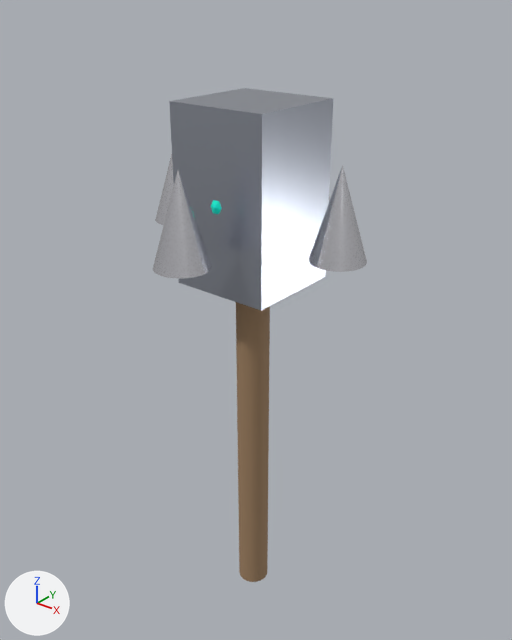
The OBJ model assets/models/megabonk_club.obj, before and after one commit.
The view is the same before and after, from a 50 mm lens placed at (1.9, -2.36, 3.06), pointed at (-0.06, 0.09, 1.54). Lighting does not change. The marker at lower left points along +X, +Y and +Z. The first picture is the older version. Where no turn or scale is listed for an object, it has been applied to the vertices.
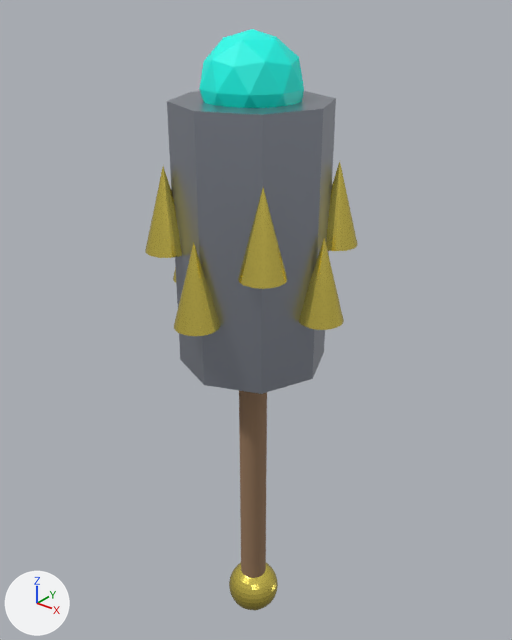
What differs and where, as boxes [x1, y1, x2, y2] in the pictures (512 x 640 px; the box of a moved part takes in the faces that stretch with it):
'Cylinder.001', added
    after: [167, 91, 336, 394]
'Weapon_Head', deleted
    before: [169, 88, 333, 311]
'Weapon_Shaft', moved, rescaled
    before: [236, 302, 270, 582]
    after: [239, 390, 267, 578]
'Icosphere', moved, rescaled (mostly hidden before)
    before: [211, 200, 222, 214]
    after: [199, 29, 304, 108]
'Cone.002', recoloured, moved, rescaled (23% narrower, 15% shorter)
    before: [153, 170, 212, 279]
    after: [299, 238, 344, 330]
'Cone.001', recoloured, reshaped
    before: [309, 165, 367, 272]
    after: [326, 162, 358, 251]
'Cone.004', added (yellow)
    after: [174, 243, 220, 336]
'Cone.005', added (yellow)
    after: [145, 167, 182, 258]
'Sphere', added (yellow)
    after: [229, 563, 278, 610]
part 3 of me_cone_003, moved or reshaped
    before: [155, 154, 174, 225]
    after: [238, 188, 288, 289]

Diff of the bpy script that builds the scene:
```diff
--- a/assets/models/megabonk_club.obj.py
+++ b/assets/models/megabonk_club.obj.py
@@ me_cone_001 @@
-me_cone_001.from_pydata(...)  # 33 vertices, 33 faces; spans x 0.33..0.57, y -0.12..0.12, z 2.0..2.4
-me_cone_001.materials.append(mat_mat_spikes)  # white #ededf3
+me_cone_001.from_pydata(...)  # 33 vertices, 33 faces; spans x 0.169..0.369, y 0.169..0.369, z 1.96..2.34
+# me_cone_001 part 1: the whole mesh is multiplied about its middle by the matrix ((-0.589, -0.589, 0.0), (0.589, -0.589, 0.0), (0.0, 0.0, 0.95)), then moved by (-0.181, 0.269, -0.05)
+me_cone_001.materials.append(mat_wep_goldstuds)  # yellow #ffea6c
@@ me_cone_002 @@
-me_cone_002.from_pydata(...)  # 33 vertices, 33 faces; spans x -0.12..0.12, y -0.57..-0.33, z 2.0..2.4
-me_cone_002.materials.append(mat_mat_spikes)  # white #ededf3
+me_cone_002.from_pydata(...)  # 33 vertices, 33 faces; spans x 0.28..0.48, y -0.1..0.1, z 1.71..2.09
+# me_cone_002 part 2: the whole mesh is scaled about its middle by (-0.833, -0.833, 0.95), then moved by (0.38, 0.45, -0.3)
+me_cone_002.materials.append(mat_wep_goldstuds)  # yellow #ffea6c
@@ me_cone_003 @@
-me_cone_003.from_pydata(...)  # 33 vertices, 33 faces; spans x -0.57..-0.33, y -0.12..0.12, z 2.0..2.4
-me_cone_003.materials.append(mat_mat_spikes)  # white #ededf3
+me_cone_003.from_pydata(...)  # 33 vertices, 33 faces; spans x 0.169..0.369, y -0.369..-0.169, z 1.96..2.34
+# me_cone_003 part 3: the whole mesh is multiplied about its middle by the matrix ((-0.589, 0.589, 0.0), (-0.589, -0.589, 0.0), (0.0, 0.0, 0.95)), then moved by (0.719, -0.269, -0.05)
+me_cone_003.materials.append(mat_wep_goldstuds)  # yellow #ffea6c
@@ me_icosphere @@
-me_icosphere.from_pydata(...)  # 42 vertices, 80 faces; spans x -0.238..0.238, y -0.25..0.25, z 1.95..2.45
+me_icosphere.from_pydata(...)  # 42 vertices, 80 faces; spans x -0.209..0.209, y -0.22..0.22, z 2.43..2.87
+# me_icosphere part 5: the whole mesh is scaled about its middle by 0.88, then moved by (0.0, 0.0, 0.45)
 me_icosphere.materials.append(mat_mat_energy)
@@ me_weapon_shaft @@
-me_weapon_shaft.from_pydata(...)  # 64 vertices, 34 faces; spans x -0.08..0.08, y -0.08..0.08, z 0.0..2.4
+me_weapon_shaft.from_pydata(...)  # 64 vertices, 34 faces; spans x -0.07..0.07, y -0.07..0.07, z -0.1..2.3
+# me_weapon_shaft part 4: the whole mesh is moved by (0.0, 0.0, -0.1)
 me_weapon_shaft.materials.append(mat_mat_wood)
@@ ob_weapon_head @@
-ob_weapon_head = bpy.data.objects.new('Weapon_Head', me_weapon_head)
@@ ob_sphere @@
+ob_sphere = bpy.data.objects.new('Sphere', me_sphere)  # a UV sphere (32 segments, 16 rings, poles along z) spanning x -0.14..0.14, y -0.14..0.14, z -0.24..0.04; in mat_wep_goldstuds (yellow #ffea6c)
+ob_sphere.location = (0.0, 0.0, 0.0)
@@ ob_cylinder_001 @@
+ob_cylinder_001 = bpy.data.objects.new('Cylinder.001', me_cylinder_001)  # an 8-sided cylinder along z spanning x -0.35..0.35, y -0.35..0.35, z 1.4..2.6; in mat_wep_forgediron (light grey #adb3bf)
+ob_cylinder_001.location = (0.0, 0.0, 0.0)
@@ ob_cone_005 @@
+ob_cone_005 = bpy.data.objects.new('Cone.005', me_cone_005)  # a 32-sided cone pointing to +z spanning x -0.369..-0.169, y -0.369..-0.169, z 1.96..2.34; in mat_wep_goldstuds (yellow #ffea6c)
+ob_cone_005.location = (0.0, 0.0, 0.0)
@@ ob_cone_004 @@
+ob_cone_004 = bpy.data.objects.new('Cone.004', me_cone_004)  # a 32-sided cone pointing to +z spanning x -0.1..0.1, y -0.48..-0.28, z 1.71..2.09; in mat_wep_goldstuds (yellow #ffea6c)
+ob_cone_004.location = (0.0, 0.0, 0.0)
```
